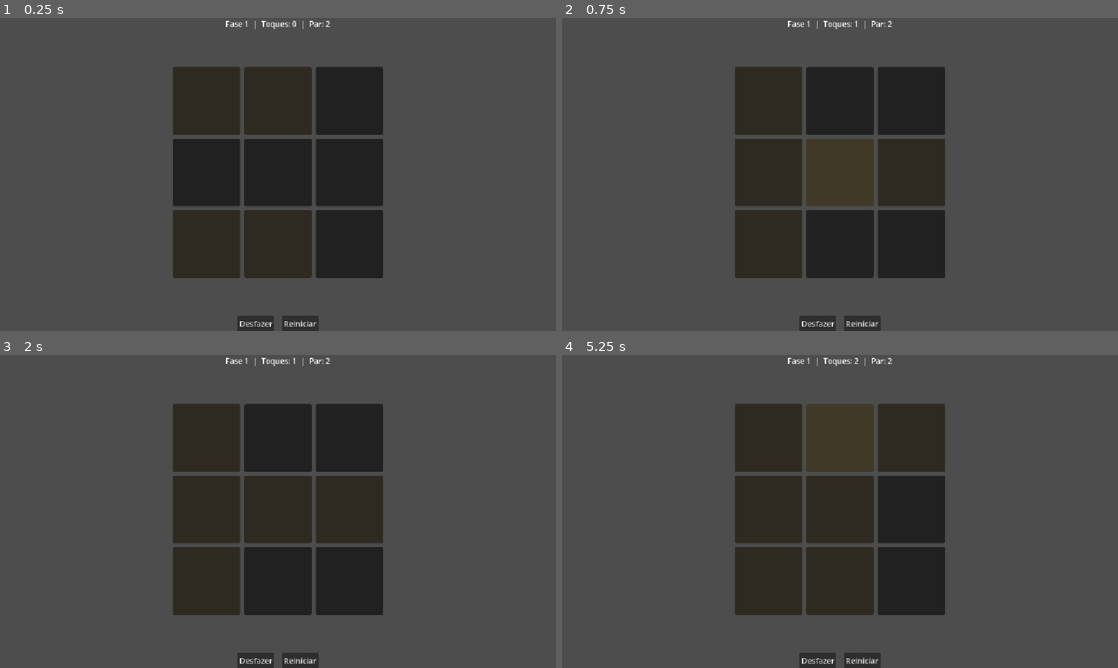
Above: before the commit, frames 1-4 (two rows, left to right).
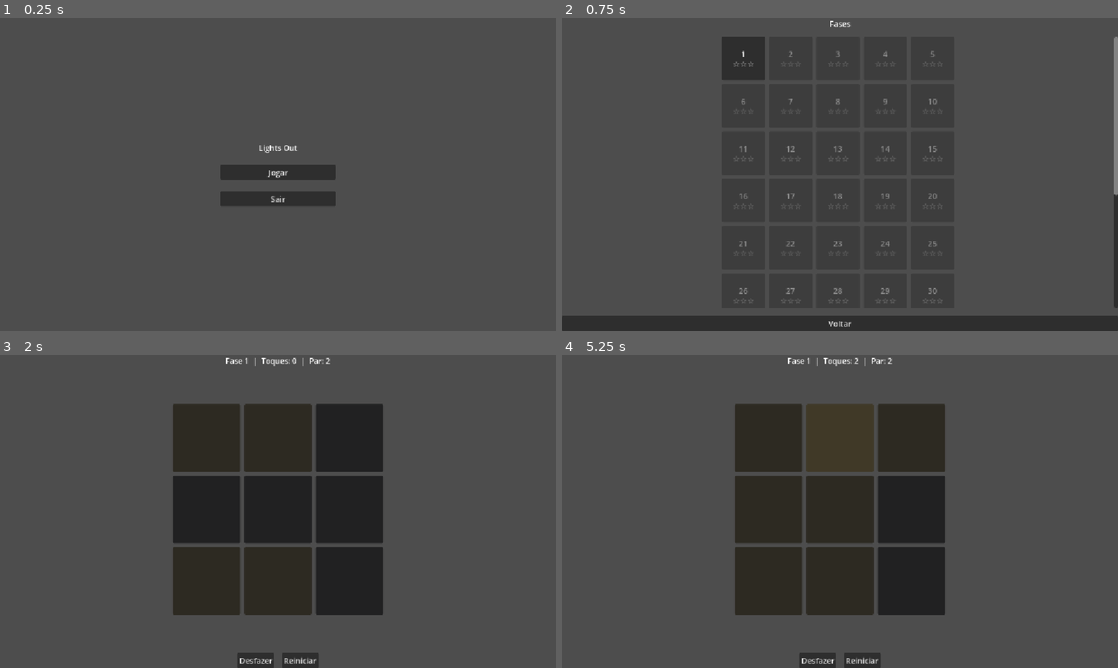
Above: after the commit, the same moments.

Repository: MuriloBahr/lights
Game: Godot game, scene res://scenes/menu.tscn
Same seed, same stepped clock (60 frames per second), same inputs: the game is played once before the commit and once after it. Before the commit the project starts from res://scenes/game.tscn.
Inputs (mouse positions are in pixels of both pictures, inside the frame that each line leads up to):
- Up to frame 1 (0.25 s): no input
- Up to frame 2 (0.75 s): click (840, 171) at 0.5 s, where only the run after the commit has a clickable "Jogar"
- Up to frame 3 (2 s): click (183, 395) at 1.25 s, where only the run after the commit has a clickable "1 ☆☆☆"
- Up to frame 4 (5.25 s): click "Reiniciar" at 2 s; click "Reiniciar" at 2.75 s; click "Reiniciar" at 3.5 s; click (767, 439) at 4.27 s; click (840, 439) at 5.02 s

The runs differ from the first frame. In frame 1, 23% of the frame differs, in the area x 31-69%, y 0-100%; in frame 2, 27%, in the area x 0-100%, y 0-100%; in frame 3, less than 0.1%; in frame 4, nothing differs.

Commit message:
lights [patch note]: Adicionado Tela Menu, Level Select

Diff:
--- a/project.godot
+++ b/project.godot
@@ -11,9 +11,13 @@
 [application]
 
 config/name="lights"
-run/main_scene="uid://dqkapjp6yq28q"
+run/main_scene="uid://mxwrd0iix3el"
 config/features=PackedStringArray("4.7", "Forward Plus")
 config/icon="res://icon.svg"
+
+[autoload]
+
+State="*res://scripts/state.gd"
 
 [display]
 
--- a/scenes/game.tscn
+++ b/scenes/game.tscn
@@ -2,7 +2,7 @@
 
 [ext_resource type="Script" uid="uid://c4df88ktn5pk8" path="res://scripts/game.gd" id="1_uwrxv"]
 
-[node name="Game" type="Control" unique_id=1211879243]
+[node name="Game" type="Control" unique_id=1631056644]
 layout_mode = 3
 anchors_preset = 15
 anchor_right = 1.0
--- a/scenes/level_select.tscn
+++ b/scenes/level_select.tscn
@@ -0,0 +1,12 @@
+[gd_scene format=3 uid="uid://ftbbkppujuwf"]
+
+[ext_resource type="Script" uid="uid://c5w74aqbd8w3c" path="res://scripts/level_select.gd" id="1_3shnc"]
+
+[node name="Level Select" type="Control" unique_id=53703771]
+layout_mode = 3
+anchors_preset = 15
+anchor_right = 1.0
+anchor_bottom = 1.0
+grow_horizontal = 2
+grow_vertical = 2
+script = ExtResource("1_3shnc")
--- a/scenes/menu.tscn
+++ b/scenes/menu.tscn
@@ -0,0 +1,12 @@
+[gd_scene format=3 uid="uid://mxwrd0iix3el"]
+
+[ext_resource type="Script" uid="uid://05p617dvekpp" path="res://scripts/menu.gd" id="1_yqeox"]
+
+[node name="Menu" type="Control" unique_id=1087926895]
+layout_mode = 3
+anchors_preset = 15
+anchor_right = 1.0
+anchor_bottom = 1.0
+grow_horizontal = 2
+grow_vertical = 2
+script = ExtResource("1_yqeox")
--- /dev/null
+++ b/scripts/level_select.gd
@@ -0,0 +1,59 @@
+extends Control
+
+const COLUMNS := 5
+const CELL := Vector2(90, 90)
+
+
+func _ready() -> void:
+	set_anchors_preset(Control.PRESET_FULL_RECT)
+	var root := VBoxContainer.new()
+	root.set_anchors_preset(Control.PRESET_FULL_RECT)
+	root.add_theme_constant_override("separation", 16)
+	add_child(root)
+
+	var title := Label.new()
+	title.text = "Fases"
+	title.horizontal_alignment = HORIZONTAL_ALIGNMENT_CENTER
+	root.add_child(title)
+
+	var scroll := ScrollContainer.new()
+	scroll.size_flags_vertical = Control.SIZE_EXPAND_FILL
+	scroll.horizontal_scroll_mode = ScrollContainer.SCROLL_MODE_DISABLED
+	root.add_child(scroll)
+
+	var center := CenterContainer.new()
+	center.size_flags_horizontal = Control.SIZE_EXPAND_FILL
+	scroll.add_child(center)
+
+	var grid := GridContainer.new()
+	grid.columns = COLUMNS
+	grid.add_theme_constant_override("h_separation", 8)
+	grid.add_theme_constant_override("v_separation", 8)
+	center.add_child(grid)
+
+	for i in State.levels.size():
+		var id := int(State.levels[i]["id"])
+		var b := Button.new()
+		b.custom_minimum_size = CELL
+		b.text = "%d\n%s" % [id, _stars_text(State.stars_for(id))]
+		b.disabled = not State.is_unlocked(id)
+		b.pressed.connect(_play.bind(i))
+		grid.add_child(b)
+
+	var back := Button.new()
+	back.text = "Voltar"
+	back.pressed.connect(_back)
+	root.add_child(back)
+
+
+func _stars_text(n: int) -> String:
+	return "★".repeat(n) + "☆".repeat(3 - n)
+
+
+func _play(index: int) -> void:
+	State.current_level = index
+	get_tree().change_scene_to_file("res://scenes/game.tscn")
+
+
+func _back() -> void:
+	get_tree().change_scene_to_file("res://scenes/menu.tscn")
--- /dev/null
+++ b/scripts/menu.gd
@@ -0,0 +1,32 @@
+extends Control
+
+
+func _ready() -> void:
+	set_anchors_preset(Control.PRESET_FULL_RECT)
+	var center := CenterContainer.new()
+	center.set_anchors_preset(Control.PRESET_FULL_RECT)
+	add_child(center)
+
+	var box := VBoxContainer.new()
+	box.add_theme_constant_override("separation", 24)
+	box.custom_minimum_size = Vector2(240, 0)
+	center.add_child(box)
+
+	var title := Label.new()
+	title.text = "Lights Out"
+	title.horizontal_alignment = HORIZONTAL_ALIGNMENT_CENTER
+	box.add_child(title)
+
+	box.add_child(_make_button("Jogar", _play))
+	box.add_child(_make_button("Sair", get_tree().quit))
+
+
+func _make_button(text: String, callback: Callable) -> Button:
+	var b := Button.new()
+	b.text = text
+	b.pressed.connect(callback)
+	return b
+
+
+func _play() -> void:
+	get_tree().change_scene_to_file("res://scenes/level_select.tscn")
--- /dev/null
+++ b/scripts/state.gd
@@ -0,0 +1,40 @@
+extends Node
+
+const LEVELS_PATH := "res://data/levels.json"
+const SAVE_PATH := "user://save.json"
+
+var levels: Array = []
+var current_level := 0
+var stars := {}
+
+
+func _ready() -> void:
+	levels = JSON.parse_string(FileAccess.get_file_as_string(LEVELS_PATH))["levels"]
+	_read()
+
+
+func stars_for(id: int) -> int:
+	return int(stars.get(str(id), 0))
+
+
+func is_unlocked(id: int) -> bool:
+	return id == 1 or stars_for(id - 1) > 0
+
+
+func record(id: int, earned: int) -> void:
+	if earned > stars_for(id):
+		stars[str(id)] = earned
+		_write()
+
+
+func _read() -> void:
+	if not FileAccess.file_exists(SAVE_PATH):
+		return
+	var parsed: Variant = JSON.parse_string(FileAccess.get_file_as_string(SAVE_PATH))
+	if parsed is Dictionary:
+		stars = parsed.get("stars", {})
+
+
+func _write() -> void:
+	var f := FileAccess.open(SAVE_PATH, FileAccess.WRITE)
+	f.store_string(JSON.stringify({"stars": stars}))
Not shown, added: scripts/level_select.gd.uid
Not shown, added: scripts/menu.gd.uid
Empty file removed: scripts/save.gd
Not shown, removed: scripts/save.gd.uid
Not shown, added: scripts/state.gd.uid
